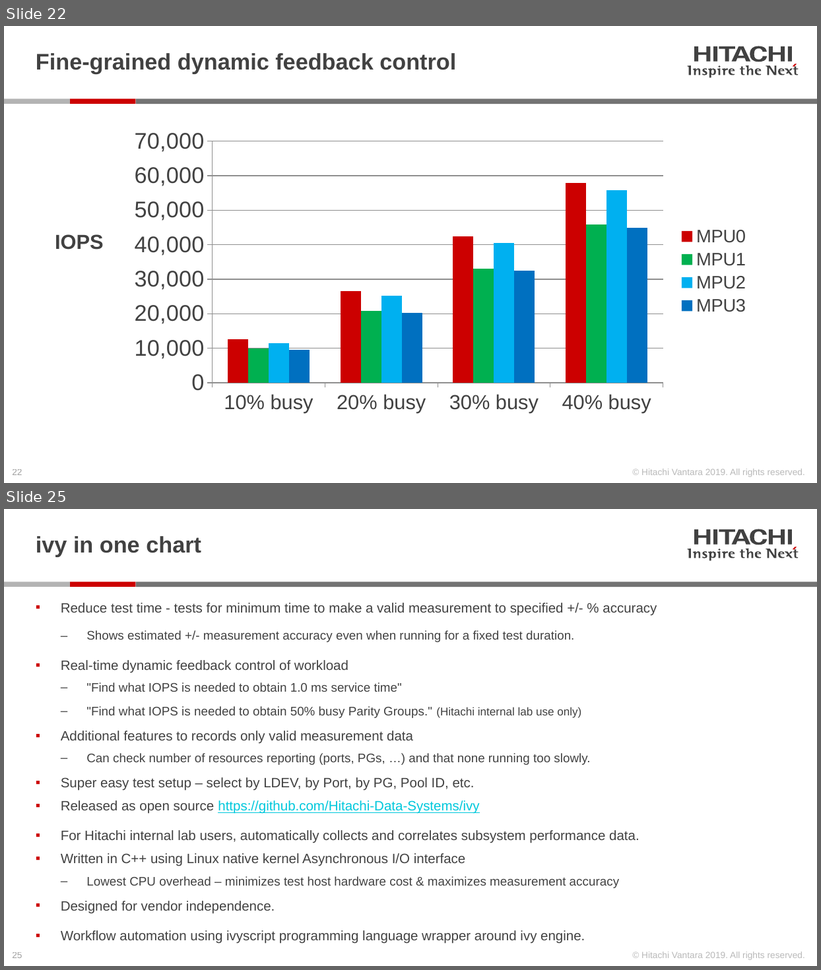
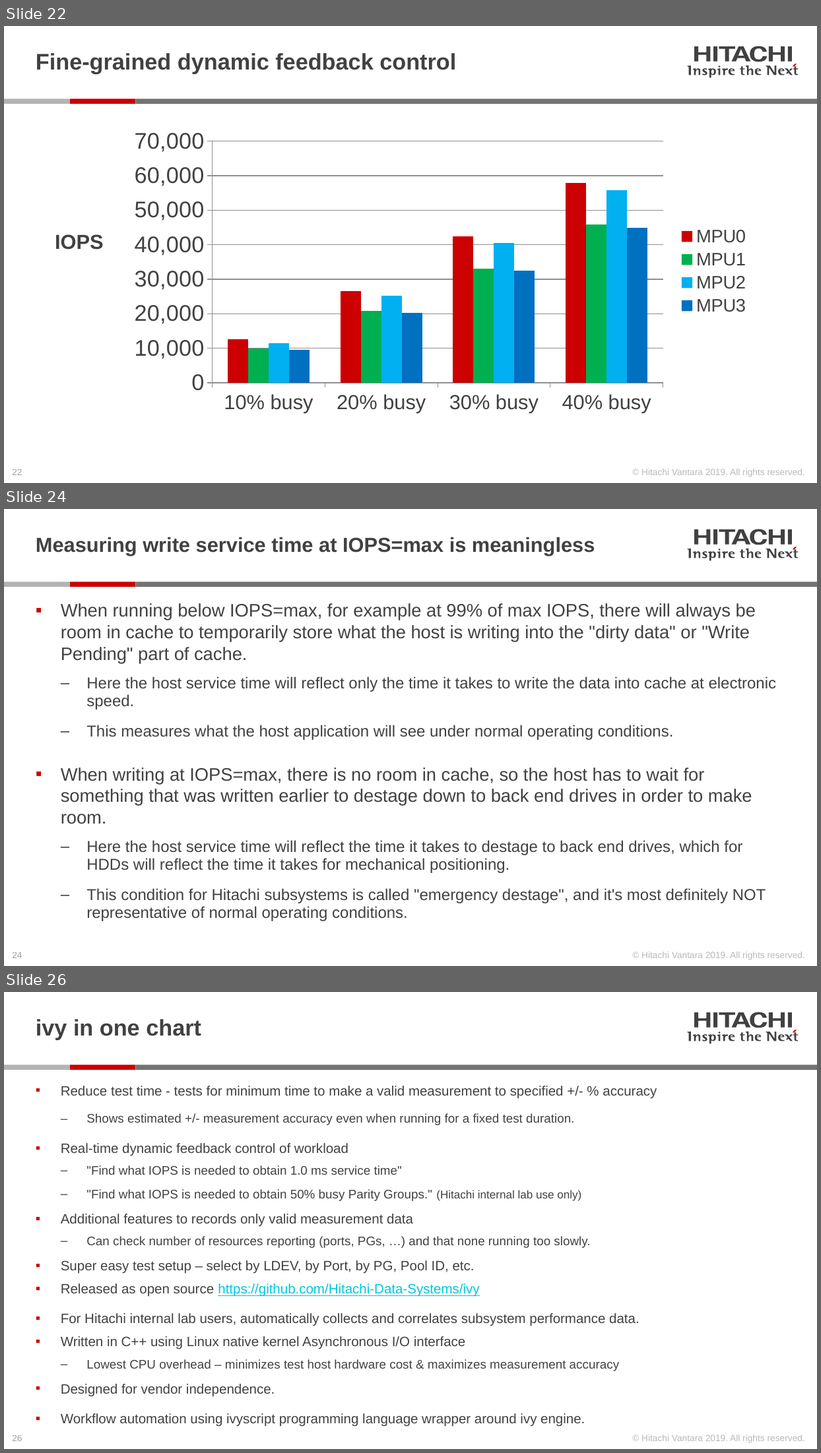
Before and after one commit to Hitachi-Data-Systems/ivy, a slide deck: doc/Introduction_to_ivy.pptx. Shown one above the other, each under a label of ours: slides 22 and 25 before the commit, slides 22, 24 and 26 after it; the slides between them are not shown. The pictures are 821x970 and 821x1453 pixels, drawn with LibreOffice and Linux fonts; fonts in the diff are those of the drawing. Boxes give left, top, right and bottom in pixels: in the first picture for what was removed or moved away, otherwise in the second. Text is boxed around its words. In the diff, an @@ line names an element or a change of style, - is before the commit and + after.

```diff
--- a/doc/Introduction_to_ivy.pptx
+++ b/doc/Introduction_to_ivy.pptx
@@ slide 24 added at bbox=[4, 509, 817, 966], background #FFFFFF; not listed: 28 template elements that a slide beside it also shows @@
@@ title added at bbox=[36, 537, 595, 556], 18 pt, text #414141, bold @@
+Measuring write service time at IOPS=max is meaningless
@@ text added at bbox=[61, 603, 777, 921], 14 pt, text #414141 @@
+▪ When running below IOPS=max, for example at 99% of max IOPS, there will always be room in cache to temporarily store what the host is writing into the "dirty data" or "Write Pending" part of cache.
+  ‒ Here the host service time will reflect only the time it takes to write the data into cache at electronic speed.
+  ‒ This measures what the host application will see under normal operating conditions.
+▪ When writing at IOPS=max, there is no room in cache, so the host has to wait for something that was written earlier to destage down to back end drives in order to make room.
+  ‒ Here the host service time will reflect the time it takes to destage to back end drives, which for HDDs will reflect the time it takes for mechanical positioning.
+  ‒ This condition for Hitachi subsystems is called "emergency destage", and it's most definitely NOT representative of normal operating conditions.
@@ what was slide 25 is now slide 26 @@
```
Also in this commit, not shown: 2 slides changed, 12 other files.
